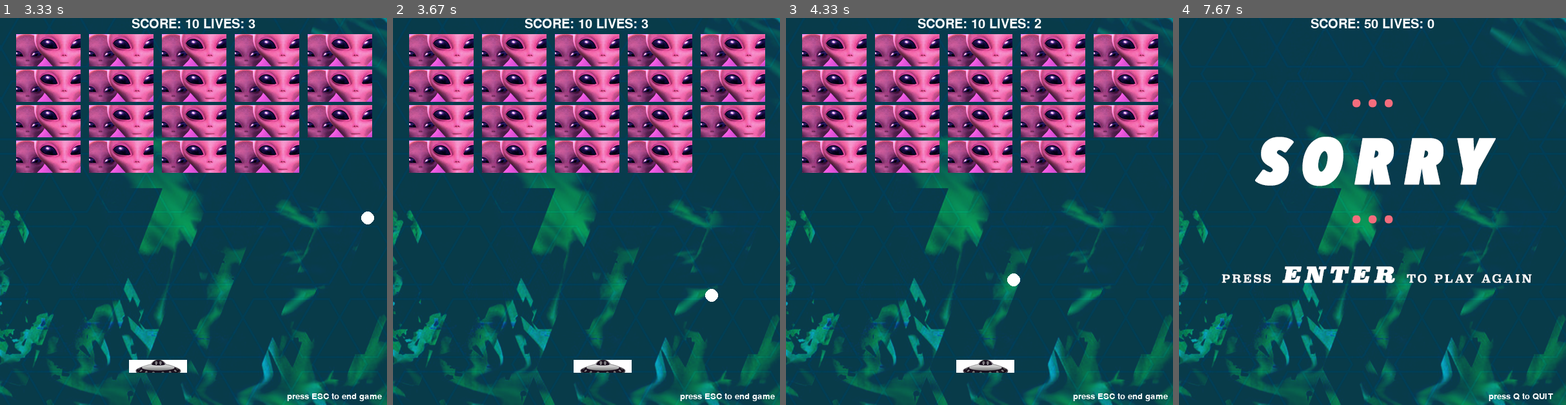
Above: before the commit, frames 1-4 (left to right).
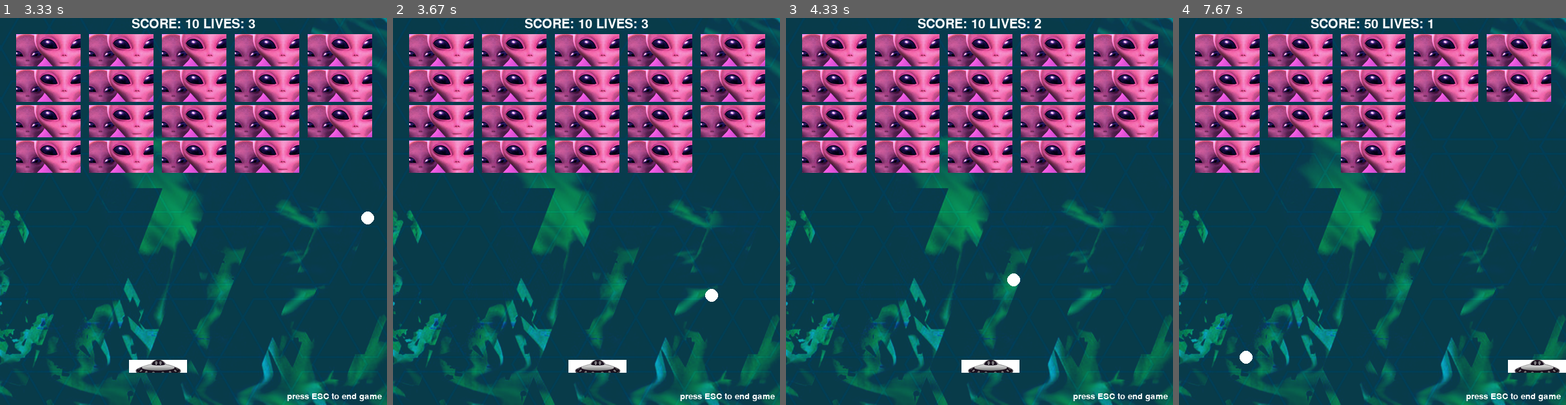
Above: after the commit, the same moments.

Repository: urilee/Pygame-Proj4
Game: pygame game, started from pygameproj.py
The game is run twice, just before and just after one commit, with the same random seed, the same clock (stepped at 60 frames per second) and the same inputs.
Inputs:
- Up to frame 1 (3.33 s): tap Space at 0.33, 2.33, 2.67 s; tap Esc at 0.67 s; tap Enter at 1 s
- Up to frame 2 (3.67 s): hold Right from 3.5 s (still down); tap Space at 3.57 s
- Up to frame 3 (4.33 s): tap Space at 3.87, 4.07 s; release Right at 3.97 s; hold Left from 4 s (still down)
- Up to frame 4 (7.67 s): tap Space at 4.37, 4.63, 4.93, 5.07, 5.37, 5.73, 6.03, 6.23, 6.53, 6.73, 7.03 s; release Left at 4.53 s; hold Left 4.57-4.97 s; hold Right 5-5.63 s; hold Left 5.67-6.13 s; hold Right 6.17-6.63 s; hold Right 6.67-7.13 s

Frame 1 is identical in both runs. In frame 2, 0.3% of the frame differs, in the area x 45-62%, y 88-92%; in frame 3, 0.3%; in frame 4, 27%, in the area x 4-100%, y 0-99%.

Commit message:
reorganization

Diff:
--- a/pygameproj.py
+++ b/pygameproj.py
@@ -1,7 +1,7 @@
 #Breakout version by Uriel Lee
 
+import pygame
 import sys
-import pygame
 import os
 
 #these are all constants
@@ -19,7 +19,6 @@
 #images for the background
 background_image = (pygame.image.load(os.path.join('images','start.png')), pygame.image.load(os.path.join('images','game.png')),pygame.image.load(os.path.join('images','game2.png')), pygame.image.load(os.path.join('images','won.png')), pygame.image.load(os.path.join('images','lose.png')))
 
-
 class Colors:
 
 	ball_color = (255, 255, 255) #white
@@ -30,6 +29,8 @@
 	def __init__(self):
 		self.img = pygame.image.load(os.path.join('images','ship.png'))
 		self.rect = self.img.get_rect()
+
+		#dimensions
 		self.width = self.rect.right - self.rect.left
 		self.height = self.rect.bottom - self.rect.top
 
@@ -39,24 +40,24 @@
 		#initial x and y position
 		self.rect.x = 200
 		self.rect.y = self.y
-		self.max_paddle = display_screen[0] - self.width
+		self.edge = display_screen[0] - self.width
 
 class Bricks(pygame.sprite.Sprite):
 
 	def __init__(self):
 		self.img = pygame.image.load(os.path.join('images','brick.png'))
 		self.rect = self.img.get_rect()
+
 		#dimensions
-		self.l = self.rect.right - self.rect.left
-		self.h = self.rect.bottom - self.rect.top
+		self.width = self.rect.right - self.rect.left
+		self.height = self.rect.bottom - self.rect.top
 
 class Ball(pygame.sprite.Sprite):
 
 	def __init__(self):
 		self.diameter = 20
 		self.radius = int(self.diameter / 2)
-		self.max_ball_x = display_screen[0] - self.diameter
-		self.max_ball_y = display_screen[1] - self.diameter
+		self.edge = display_screen[0] - self.diameter
 
 		self.y = display_screen[0] - 70 #how high the paddle is
 		self.rect = pygame.Rect(200, self.y - self.diameter, self.diameter, self.radius)
@@ -66,7 +67,7 @@
 		self.rect.y = self.y
 
 		#x and y velocity
-		self.v = [6,-6]
+		self.velocity = [6,-6]
 
 class Game(pygame.sprite.Sprite):
 
@@ -97,22 +98,20 @@
 		for i in range(4):
 			x = 25
 			for k in range(5):
-				self.lists.append(pygame.Rect(x,y,self.bricks.l, self.bricks.h))
-				x += self.bricks.l + 13
-			y += self.bricks.h + 5
-
-	def draw_things(self):
+				self.lists.append(pygame.Rect(x,y,self.bricks.width, self.bricks.height))
+				x += self.bricks.width + 13
+			y += self.bricks.height + 5
+
+	def create(self):
 		#brick
 		for brick in self.lists:
 			screen.blit(self.bricks.img, brick)
-
 		#paddle
 		screen.blit(self.paddle.img, self.paddle)
-
 		#ball
 		pygame.draw.circle(screen, Colors.ball_color, [(self.ball.rect.x + self.ball.radius), (self.ball.rect.y + self.ball.radius)], self.ball.radius)
 
-	def play_game(self):
+	def move_paddle(self):
 		keys = pygame.key.get_pressed()
 
 		#paddle movement
@@ -123,9 +122,11 @@
 
 		if keys[pygame.K_RIGHT]:
 			self.paddle.rect.x += 8
-			if self.paddle.rect.x > self.paddle.max_paddle:
-				self.paddle.rect.x = self.paddle.max_paddle
-
+			if self.paddle.rect.x > self.paddle.edge:
+				self.paddle.rect.x = self.paddle.edge
+
+	def play_game(self):
+		keys = pygame.key.get_pressed()
 		#when the ball is in the paddle - hit SPACE to start
 		if keys[pygame.K_SPACE] and self.state == intro:
 			self.state = playing
@@ -143,56 +144,61 @@
 			pygame.quit()
 			sys.exit()
 
-	def ball_movement(self):
-		self.ball.rect.x += self.ball.v[0] #x direction
-		self.ball.rect.y  += self.ball.v[1] #y direction
+	def reverse_x(self):
+		self.ball.velocity[0] = -self.ball.velocity[0]
+
+	def reverse_y(self):
+		self.ball.velocity[1] = -self.ball.velocity[1]
+
+	def ball_position(self):
+		self.ball.rect.x = self.paddle.rect.x + self.paddle.rect.width / 2
+		self.ball.rect.y  = self.paddle.rect.y - self.ball.diameter
+
+	def ball_collisions(self):
+		self.ball.rect.x += self.ball.velocity[0] #x direction
+		self.ball.rect.y  += self.ball.velocity[1] #y direction
 
 		#makes sure that the ball stays in boundaries - reverses direction when hits wall
-		#x position
+		#x position - left
 		if self.ball.rect.x <= 0:
 			self.ball.rect.x = 0
-			self.ball.v[0] = -self.ball.v[0]
-
-		elif self.ball.rect.x >= self.ball.max_ball_x:
-			self.ball.rect.x = self.ball.max_ball_x
-			self.ball.v[0] = -self.ball.v[0]
-
-		#y position
+			self.reverse_x()
+
+		#x position - right
+		elif self.ball.rect.x >= self.ball.edge:
+			self.ball.rect.x = self.ball.edge
+			self.reverse_x()
+
+		#y position - top (don't need bottom b/c it will reverse)
 		if self.ball.rect.y < 0:
 			self.ball.rect.y = 0
-			self.ball.v[1] = -self.ball.v[1]
-
-		elif self.ball.rect.y >= self.ball.max_ball_y:
-			self.ball.rect.y = self.ball.max_ball_y
-			self.ball.v[1] = -self.ball.v[1]
-
-	def collisions(self):
+			self.reverse_y()
+
+	def brick_collisions(self):
 		#when ball hits bricks - removes bricks - reverses direction
 		for brick in self.lists:
 			if self.ball.rect.colliderect(brick):
 				self.score += 10
-				self.ball.v[1] = -self.ball.v[1]
+				self.reverse_y()
 				self.sound.play()
 				self.lists.remove(brick)
-				break
 
 		#no more bricks in the list - winner
 		if len(self.lists) == 0:
 			self.state = won
 
+	def paddle_collisions(self):
 		#when ball hits the top of the paddle - reverse
 		if self.ball.rect.colliderect(self.paddle):
 			self.ball.rect.y = self.ball.y - self.ball.diameter
-			self.ball.v[1] = -self.ball.v[1]
+			self.reverse_y()
 
 		#when the ball goes past the paddle aka death
 		elif self.ball.rect.y > self.paddle.rect.y:
 			self.lives -= 1
 			if self.lives > 0:
 				self.state = ball_in_paddle
-				self.ball.rect.x = self.paddle.rect.x + self.paddle.rect.width / 2
-				self.ball.rect.y  = self.paddle.rect.y - self.ball.diameter
-				#this prevents the game from immediately
+				self.ball_position()
 			else:
 				self.state = game_over
 
@@ -221,14 +227,16 @@
 		if self.state == ball_in_paddle or self.state == playing:
 			self.show_score()
 			self.show_esc()
-			self.ball_movement()
-			self.collisions()
-			self.draw_things()
+			self.ball_collisions()
+			self.brick_collisions()
+			self.paddle_collisions()
+			self.create()
+			self.move_paddle()
 			pygame.display.set_caption("KILL THE ALIENS!!")
 
 		elif self.state == intro:
+			pygame.mixer.stop()
 			pygame.display.set_caption("BREAKOUT")
-			pygame.mixer.stop()
 
 		elif self.state == game_over:
 			self.show_score()
